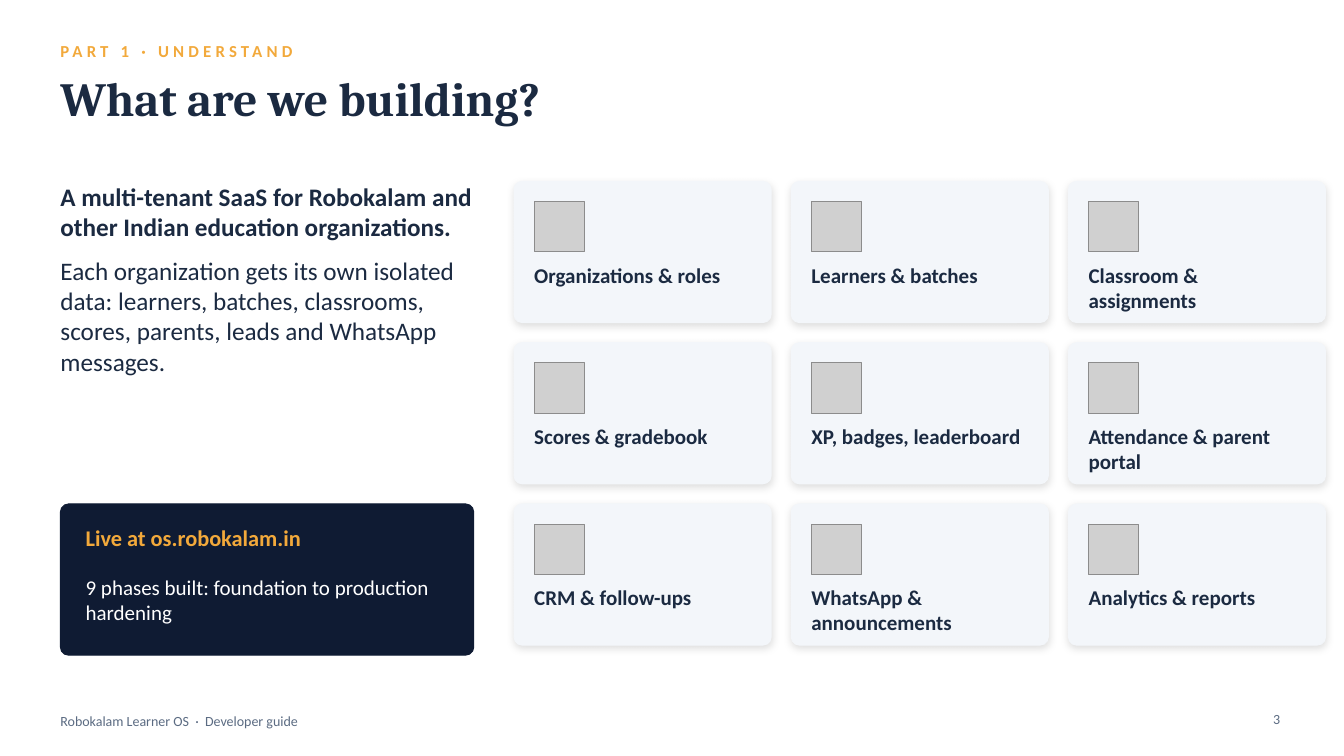
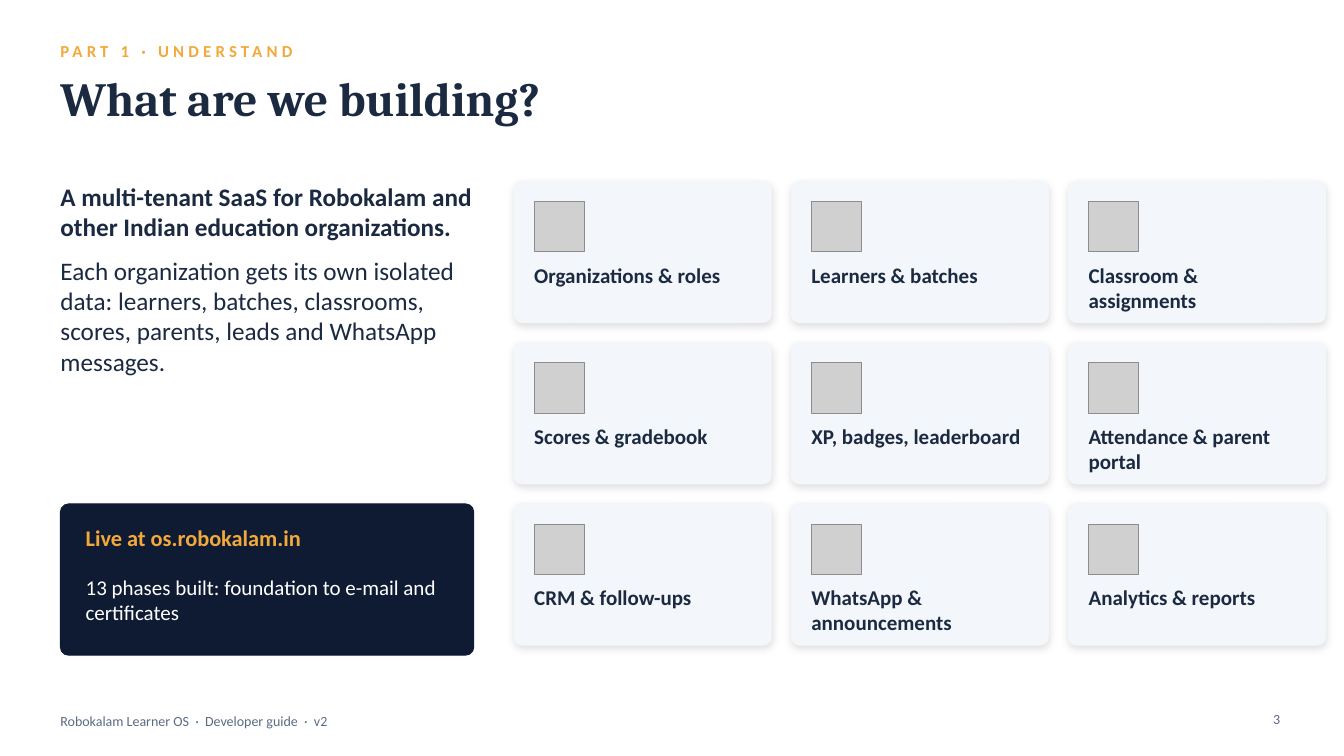
Before and after one commit to abhinayame/robokalamOS, a slide deck: slide 3 of docs/Robokalam-Learner-OS-Developer-Guide.pptx. Drawn at 1344x756 pixels with LibreOffice and Linux fonts; fonts in the diff are those of the drawing; grey boxes stand for pictures. Boxes give left, top, right and bottom in pixels: in the first picture for what was removed or moved away, otherwise in the second. Text is boxed around its words. In the diff, an @@ line names an element or a change of style, - is before the commit and + after.

```diff
--- a/docs/Robokalam-Learner-OS-Developer-Guide.pptx
+++ b/docs/Robokalam-Learner-OS-Developer-Guide.pptx
@@ text at [86, 580, 435, 620]: text changed @@
-9 phases built: foundation to production hardening
+13 phases built: foundation to e-mail and certificates
@@ text at [60, 716, 327, 729]: text changed @@
-Robokalam Learner OS · Developer guide
+Robokalam Learner OS · Developer guide · v2
```
Also in this commit, not shown: 27 other slides changed, 9 slides added, 4 other files.
